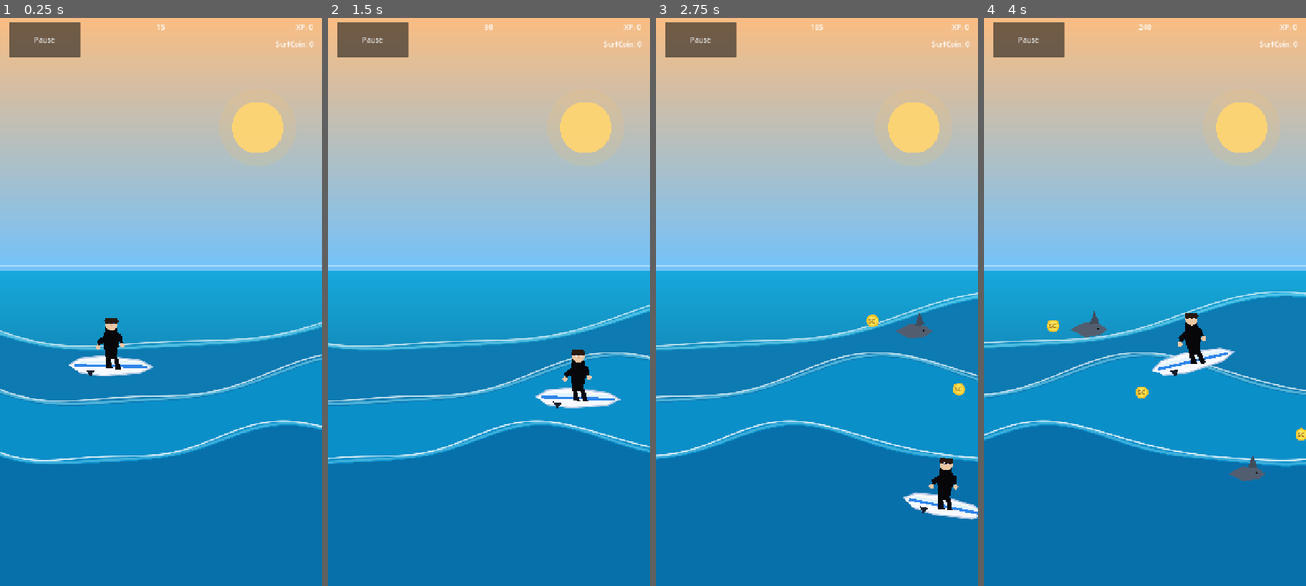
Above: before the commit, frames 1-4 (left to right).
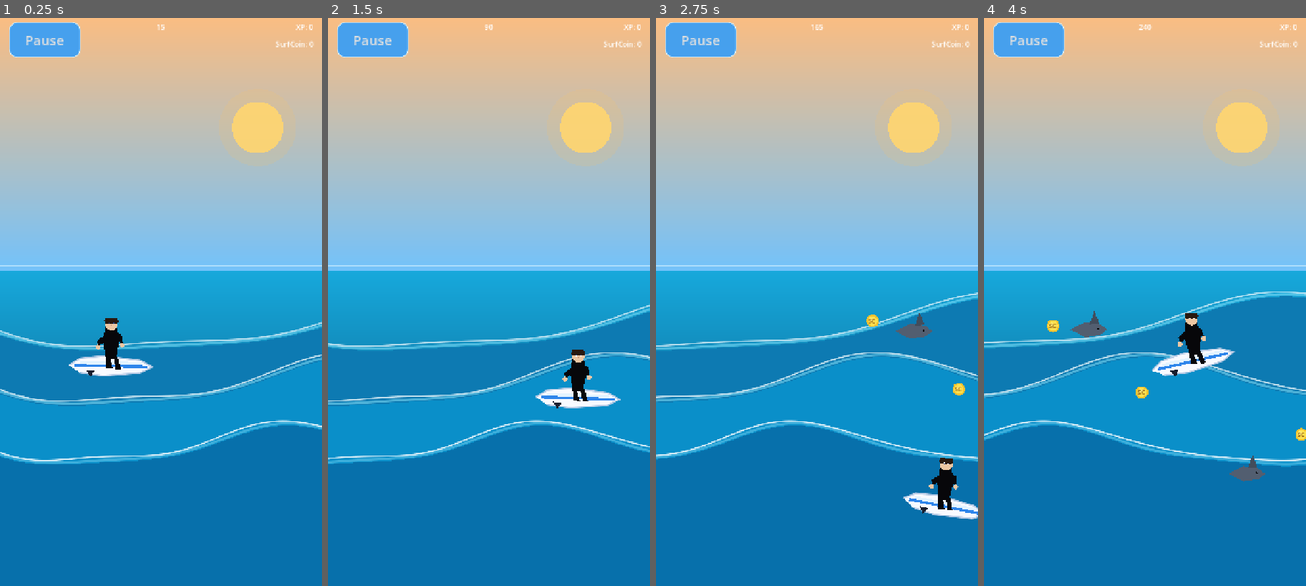
Above: after the commit, the same moments.

Repository: ClemL06/SurfGame
Game: Godot game, scene res://scenes/game/GameLevel.tscn
The game is run twice, just before and just after one commit, with the same random seed, the same clock (stepped at 60 frames per second) and the same inputs. This scene is started directly instead of the project's main scene.
Inputs (mouse positions are in pixels of both pictures, inside the frame that each line leads up to):
- Up to frame 1 (0.25 s): no input
- Up to frame 2 (1.5 s): move the mouse to (559, 273) at 0.52 s; hold Right (ui_right) 0.53-1.28 s; move the mouse to (424, 330) at 1.27 s; hold Down (ui_down) from 1.28 s (still down)
- Up to frame 3 (2.75 s): move the mouse to (849, 171) at 2.02 s; release Down (ui_down) at 2.03 s; hold Right (ui_right) from 2.03 s (still down)
- Up to frame 4 (4 s): move the mouse to (1128, 415) at 2.77 s; release Right (ui_right) at 2.78 s; hold Up (ui_up) 2.78-3.53 s; move the mouse to (1241, 387) at 3.52 s; hold Left (ui_left) from 3.53 s (still down)

The runs differ from the first frame. In frame 1, 1.4% of the frame differs, in the area x 2-26%, y 0-7%; in frame 2, 1.4%; in frame 3, 1.4%; in frame 4, 1.4%.

Commit message:
bouton pause

Diff:
--- a/nouveau-projet-de-jeu/scenes/ui/HUD.tscn
+++ b/nouveau-projet-de-jeu/scenes/ui/HUD.tscn
@@ -1,6 +1,30 @@
 [gd_scene format=3]
 
 [ext_resource type="Script" path="res://scripts/ui/hud.gd" id="1"]
+
+[sub_resource type="StyleBoxFlat" id="StyleBoxFlat_button_blue"]
+bg_color = Color(0.24, 0.62, 0.95, 0.95)
+corner_radius_top_left = 18
+corner_radius_top_right = 18
+corner_radius_bottom_right = 18
+corner_radius_bottom_left = 18
+border_width_left = 2
+border_width_top = 2
+border_width_right = 2
+border_width_bottom = 2
+border_color = Color(0.86, 0.96, 1, 0.9)
+
+[sub_resource type="StyleBoxFlat" id="StyleBoxFlat_button_blue_hover"]
+bg_color = Color(0.30, 0.70, 1, 0.98)
+corner_radius_top_left = 18
+corner_radius_top_right = 18
+corner_radius_bottom_right = 18
+corner_radius_bottom_left = 18
+border_width_left = 2
+border_width_top = 2
+border_width_right = 2
+border_width_bottom = 2
+border_color = Color(0.93, 0.99, 1, 0.95)
 
 [node name="HUD" type="CanvasLayer"]
 script = ExtResource("1")
@@ -32,6 +56,10 @@
 offset_top = 20.0
 offset_right = 180.0
 offset_bottom = 100.0
+theme_override_styles/normal = SubResource("StyleBoxFlat_button_blue")
+theme_override_styles/hover = SubResource("StyleBoxFlat_button_blue_hover")
+theme_override_styles/pressed = SubResource("StyleBoxFlat_button_blue_hover")
+theme_override_font_sizes/font_size = 30
 text = "Pause"
 
 [node name="XpLabel" type="Label" parent="Root"]
--- a/nouveau-projet-de-jeu/scenes/ui/PauseMenu.tscn
+++ b/nouveau-projet-de-jeu/scenes/ui/PauseMenu.tscn
@@ -1,6 +1,18 @@
 [gd_scene format=3]
 
 [ext_resource type="Script" path="res://scripts/ui/pause_menu.gd" id="1"]
+
+[sub_resource type="StyleBoxFlat" id="StyleBoxFlat_pause_yellow"]
+bg_color = Color(0.98, 0.85, 0.22, 0.78)
+corner_radius_top_left = 18
+corner_radius_top_right = 18
+corner_radius_bottom_right = 18
+corner_radius_bottom_left = 18
+border_width_left = 2
+border_width_top = 2
+border_width_right = 2
+border_width_bottom = 2
+border_color = Color(1, 0.95, 0.65, 0.9)
 
 [node name="PauseMenu" type="CanvasLayer"]
 script = ExtResource("1")
@@ -23,6 +35,7 @@
 offset_top = -220.0
 offset_right = 300.0
 offset_bottom = 220.0
+theme_override_styles/panel = SubResource("StyleBoxFlat_pause_yellow")
 
 [node name="VBox" type="VBoxContainer" parent="Dim/Panel"]
 layout_mode = 2
@@ -30,23 +43,27 @@
 
 [node name="Title" type="Label" parent="Dim/Panel/VBox"]
 layout_mode = 2
+theme_override_font_sizes/font_size = 52
 text = "Pause"
 horizontal_alignment = 1
 
 [node name="ResumeButton" type="Button" parent="Dim/Panel/VBox"]
 unique_name_in_owner = true
 layout_mode = 2
+theme_override_font_sizes/font_size = 34
 text = "Reprendre"
 custom_minimum_size = Vector2(0, 90)
 
 [node name="RestartButton" type="Button" parent="Dim/Panel/VBox"]
 unique_name_in_owner = true
 layout_mode = 2
+theme_override_font_sizes/font_size = 34
 text = "Recommencer"
 custom_minimum_size = Vector2(0, 90)
 
 [node name="QuitButton" type="Button" parent="Dim/Panel/VBox"]
 unique_name_in_owner = true
 layout_mode = 2
+theme_override_font_sizes/font_size = 34
 text = "Quitter vers le Menu"
 custom_minimum_size = Vector2(0, 90)
